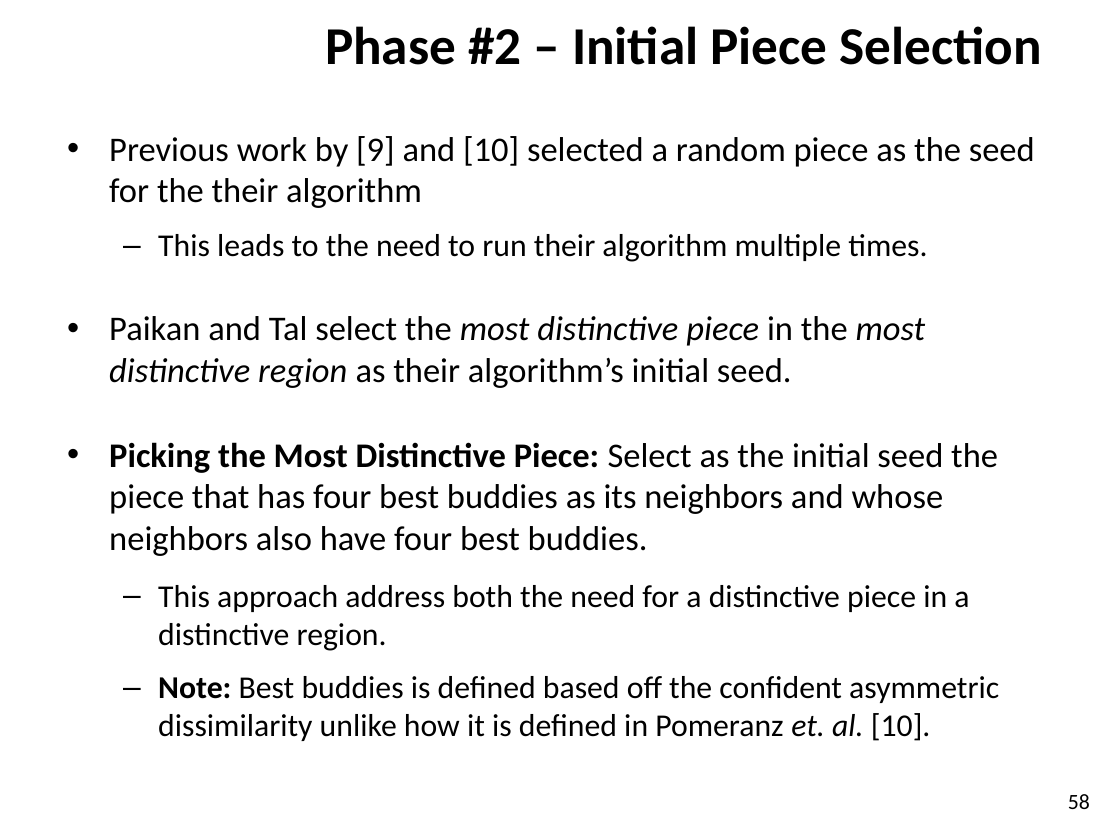
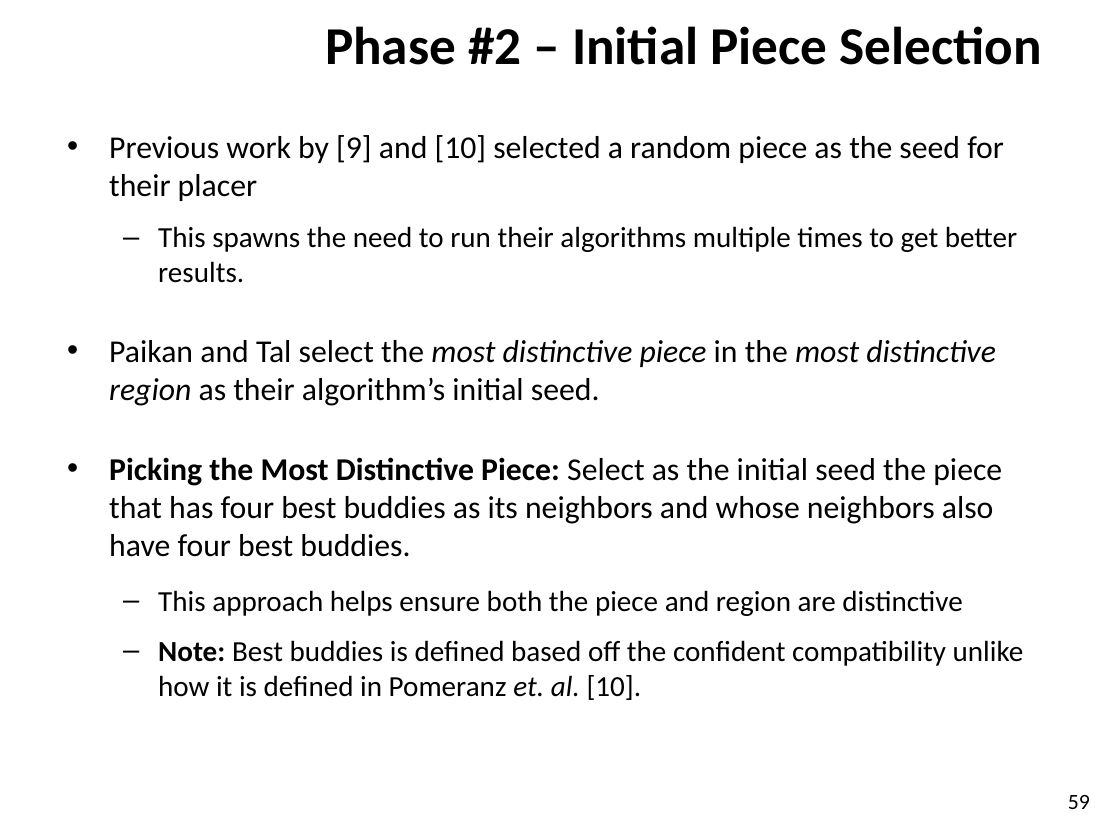
Before and after one commit to ZaydH/sjsu_thesis, a slide deck: slide 59 of Papers/Zayd_Hammoudeh_-_Square_Jigsaw_Puzzle_Problem_Literature_Review.pptx (slide 58 before the commit). Drawn at 1120x840 pixels with LibreOffice and Linux fonts; fonts in the diff are those of the drawing; background and template pictures are left out. Boxes give left, top, right and bottom in pixels: in the first picture for what was removed or moved away, otherwise in the second. Text is boxed around its words. In the diff, an @@ line names an element or a change of style, - is before the commit and + after.

```diff
--- a/Papers/Zayd_Hammoudeh_-_Square_Jigsaw_Puzzle_Problem_Literature_Review.pptx
+++ b/Papers/Zayd_Hammoudeh_-_Square_Jigsaw_Puzzle_Problem_Literature_Review.pptx
@@ text at bbox=[109, 135, 1017, 283]: text changed; size 22.2 to 18.7 pt @@
-• Previous work by [9] and [10] selected a random piece as the seed for the their algorithm
-  – This leads to the need to run their algorithm multiple times.
+• Previous work by [9] and [10] selected a random piece as the seed for their placer
+  – This spawns the need to run their algorithms multiple times to get better results.
@@ text at bbox=[109, 340, 1002, 557]: size 22.2 to 20.4 pt in "Paikan and Tal select the most distinctive ...", "Picking the Most Distinctive Piece: Select as ..." @@
@@ text at bbox=[158, 590, 1024, 700]: text changed; size 20.4 to 18.7 pt @@
-  – This approach address both the need for a distinctive piece in a distinctive region.
-  – Note: Best buddies is defined based off the confident asymmetric dissimilarity unlike how it is defined in Pomeranz et. al. [10].
+  – This approach helps ensure both the piece and region are distinctive
+  – Note: Best buddies is defined based off the confident compatibility unlike how it is defined in Pomeranz et. al. [10].
@@ page number at bbox=[1068, 795, 1090, 809]: text changed @@
-58
+59
```
Also in this commit, not shown: 19 other slides changed, 2 slides added, 1 slide removed, 1 other file.
